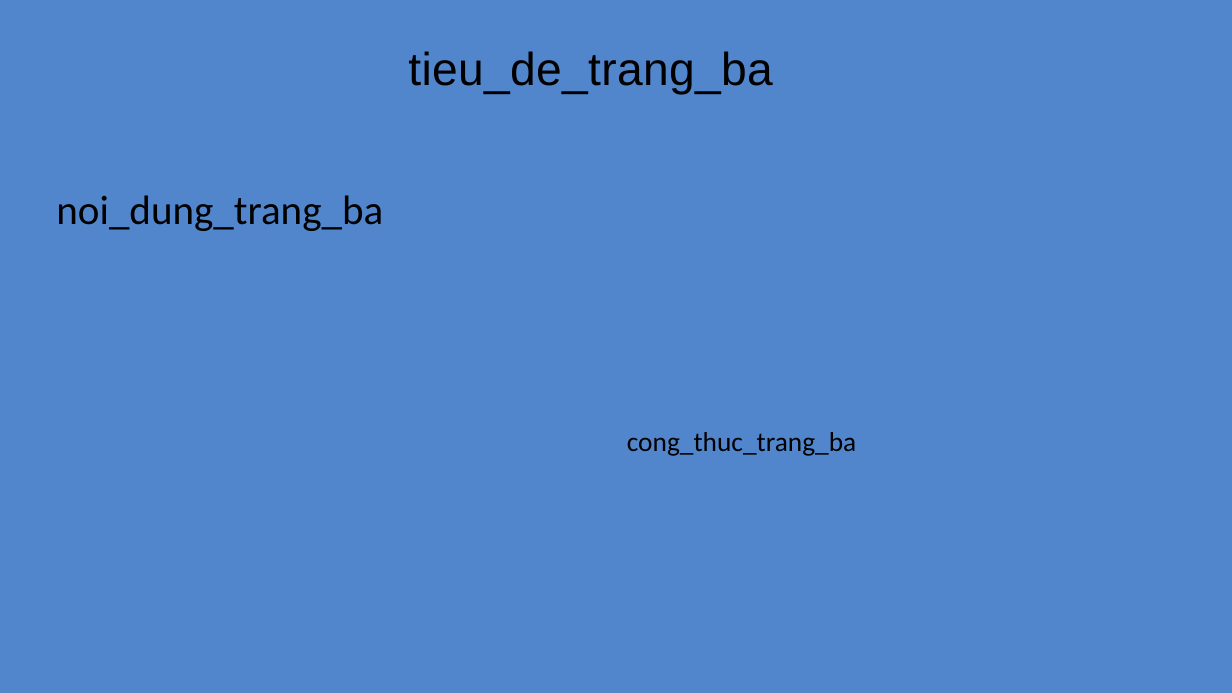
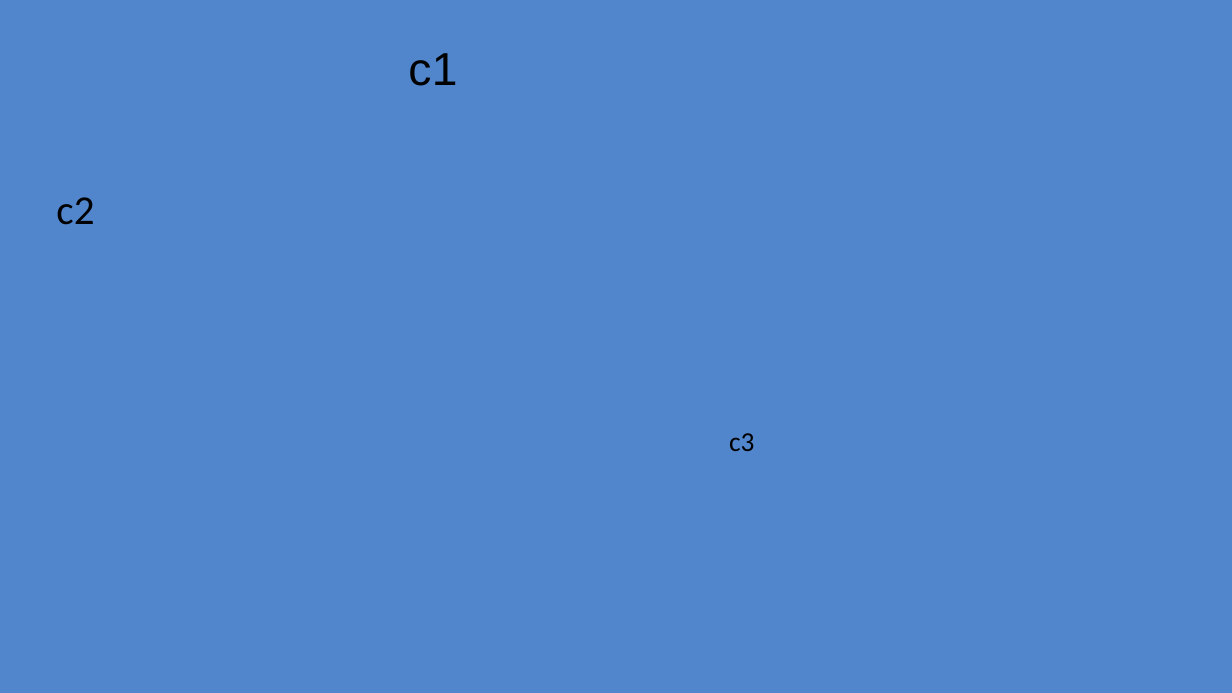
Before and after one commit to nguyennmk/MathSlides, a slide deck: slide 3 of MathSlides.Present/wwwroot/Templates/Template.pptx. Drawn at 1232x693 pixels with LibreOffice and Linux fonts; fonts in the diff are those of the drawing. Boxes give left, top, right and bottom in pixels: in the first picture for what was removed or moved away, otherwise in the second. Text is boxed around its words. In the diff, an @@ line names an element or a change of style, - is before the commit and + after.

```diff
--- a/MathSlides.Present/wwwroot/Templates/Template.pptx
+++ b/MathSlides.Present/wwwroot/Templates/Template.pptx
@@ text at (408,53,457,86): text changed @@
-tieu_de_trang_ba
+c1
@@ text at (56,197,94,225): text changed @@
-noi_dung_trang_ba
+c2
@@ text at (729,433,754,451): text changed @@
-cong_thuc_trang_ba
+c3
```
Also in this commit, not shown: 2 other slides changed, 4 other files.
